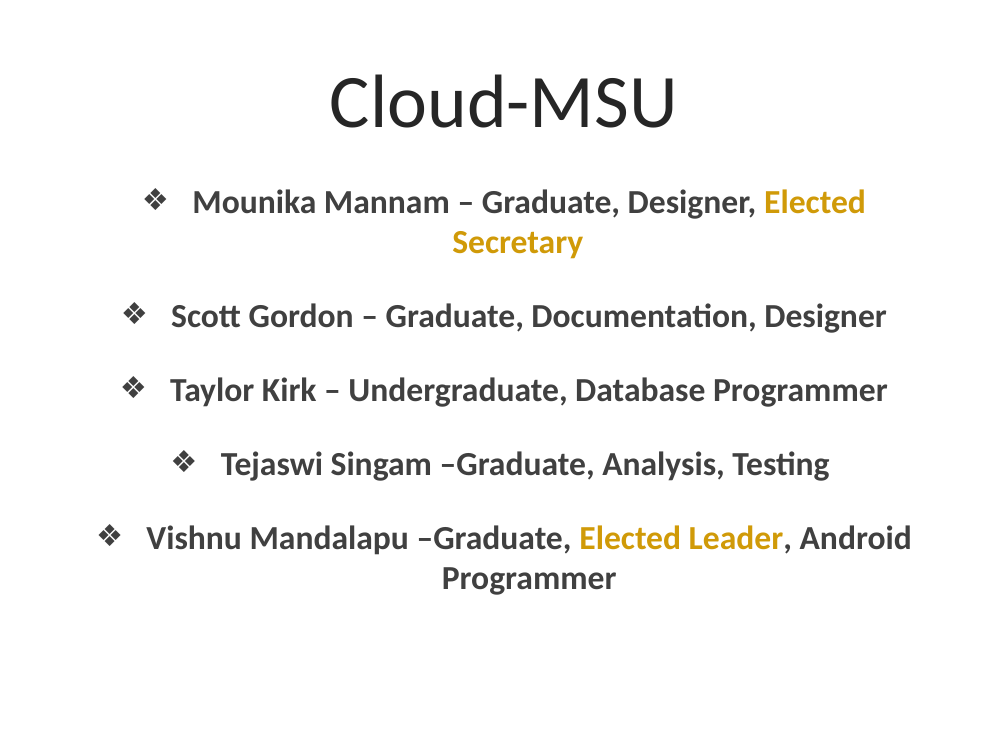
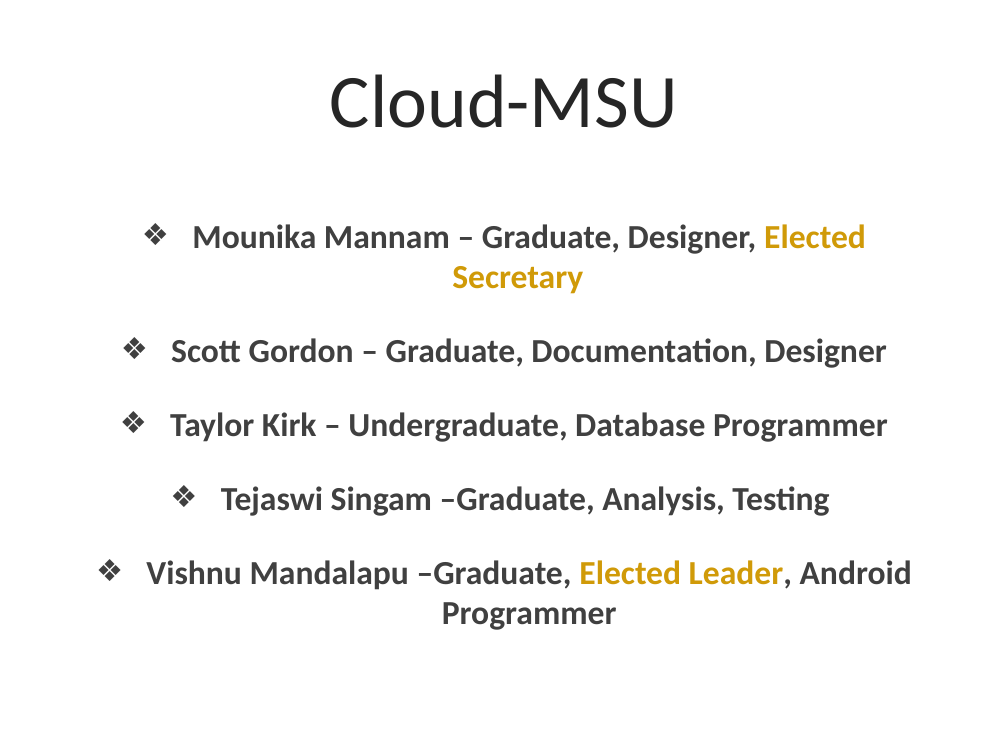
Before and after one commit to TaylorZaneKirk/Nimbus.io, a slide deck: slide 3 of Documentation/Presentation2.pptx. Drawn at 1008x756 pixels with LibreOffice and Linux fonts; fonts in the diff are those of the drawing; background and template pictures are left out. Boxes give left, top, right and bottom in pixels: in the first picture for what was removed or moved away, otherwise in the second. Text is boxed around its words. In the diff, an @@ line names an element or a change of style, - is before the commit and + after.

Commit message:
final document push

```diff
--- a/Documentation/Presentation2.pptx
+++ b/Documentation/Presentation2.pptx
@@ text "Mounika Mannam – Graduate, Designer, ...": place and size @@
-text "Mounika Mannam – Graduate, Designer, ..." at (146,189,912,595)
+text "Mounika Mannam – Graduate, Designer, ..." at (146,224,912,630)
```
Also in this commit, not shown: 6 other slides changed, 2 slides added, 6 other files.
